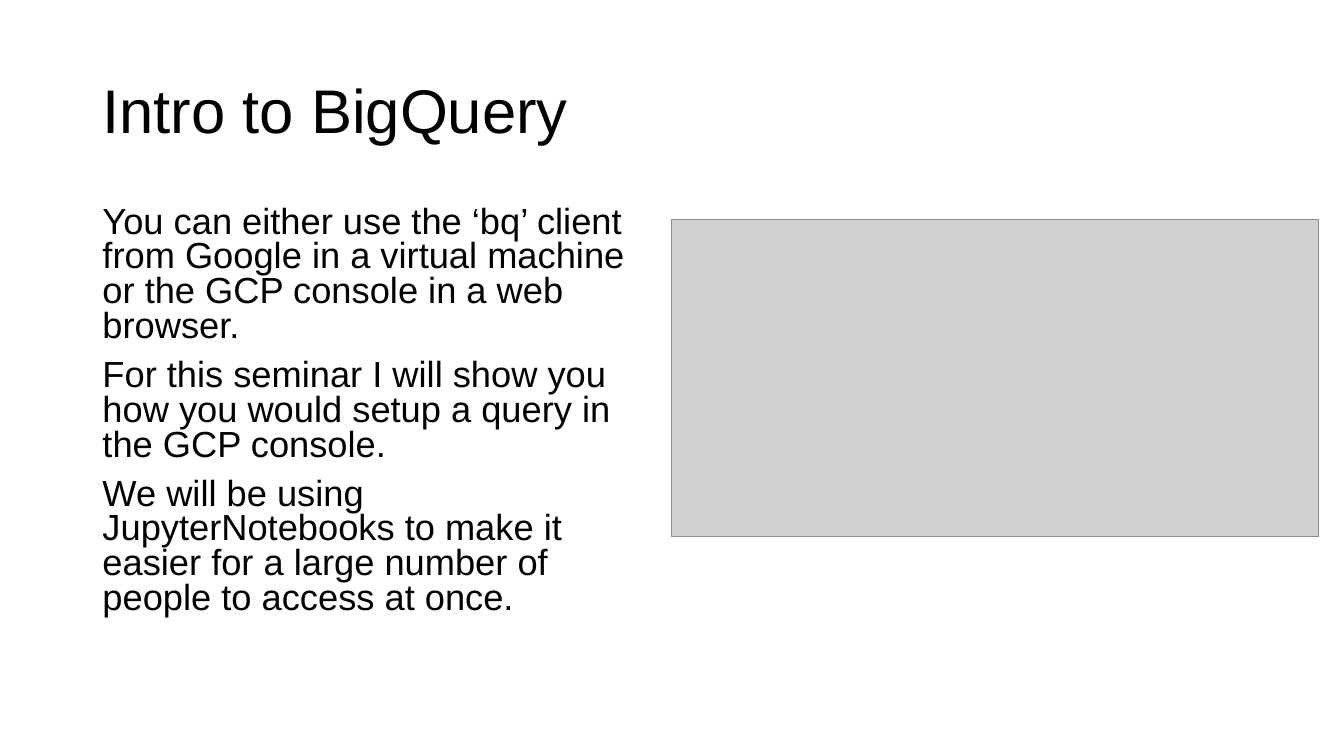
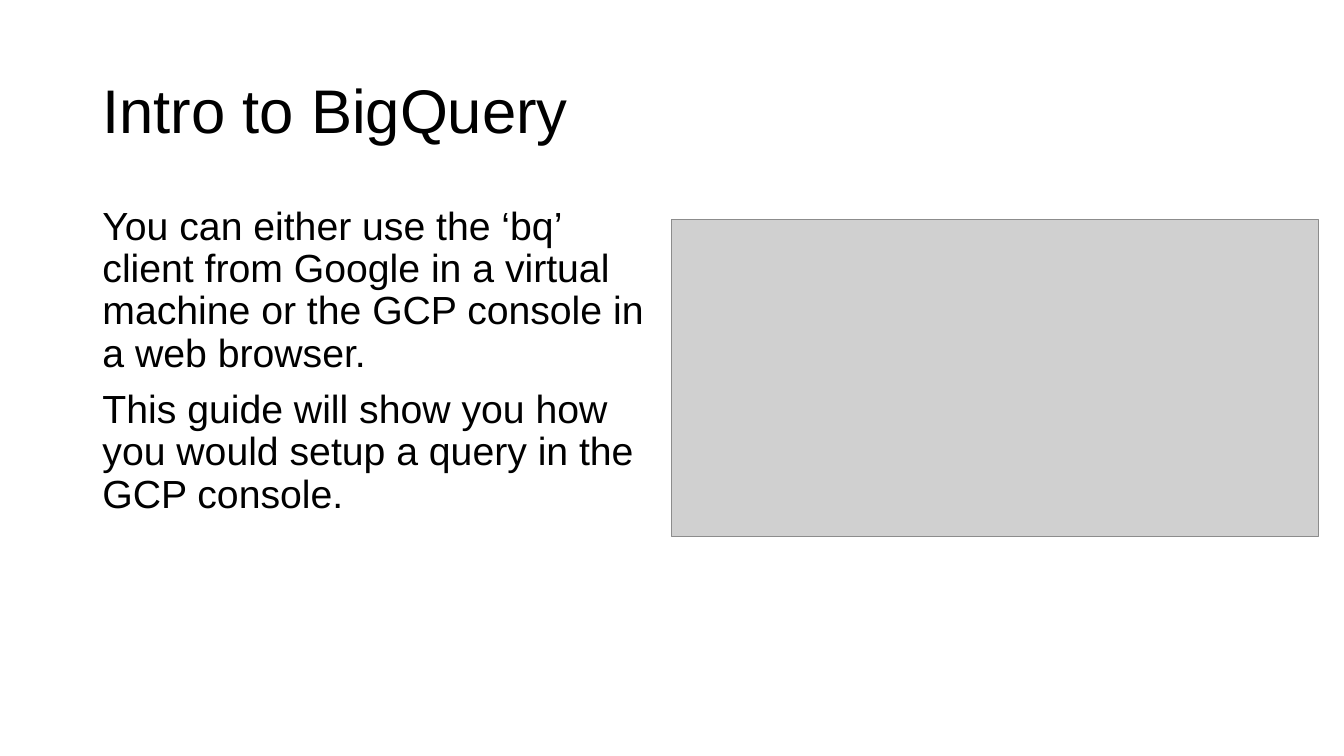
Before and after one commit to ncbi/ASHG-Workshop-2021, a slide deck: slide 19 of ASHG_GCP.pptx (slide 20 before the commit). Drawn at 1344x756 pixels with LibreOffice and Linux fonts; fonts in the diff are those of the drawing; grey boxes stand for pictures; background and template pictures are left out. Boxes give left, top, right and bottom in pixels: in the first picture for what was removed or moved away, otherwise in the second. Text is boxed around its words. In the diff, an @@ line names an element or a change of style, - is before the commit and + after.

```diff
--- a/ASHG_GCP.pptx
+++ b/ASHG_GCP.pptx
@@ text at <box>102,211,644,368</box>: size 25.9 to 28 pt in "You can either use the ‘bq’ client ..."; line spacing 0.8 to 0.9 @@
@@ text at <box>102,394,633,509</box>: text changed; size 25.9 to 28 pt @@
-For this seminar I will show you how you would setup a query in the GCP console.
-We will be using JupyterNotebooks to make it easier for a large number of people to access at once.
+This guide will show you how you would setup a query in the GCP console.
```
Also in this commit, not shown: 8 other slides changed, 1 slide removed.
